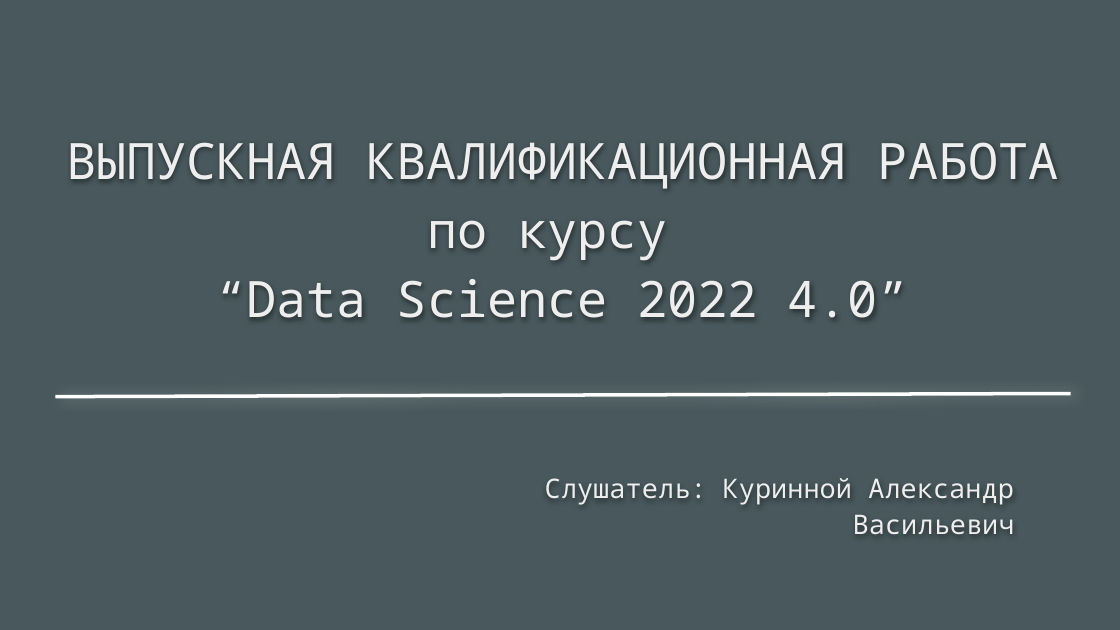
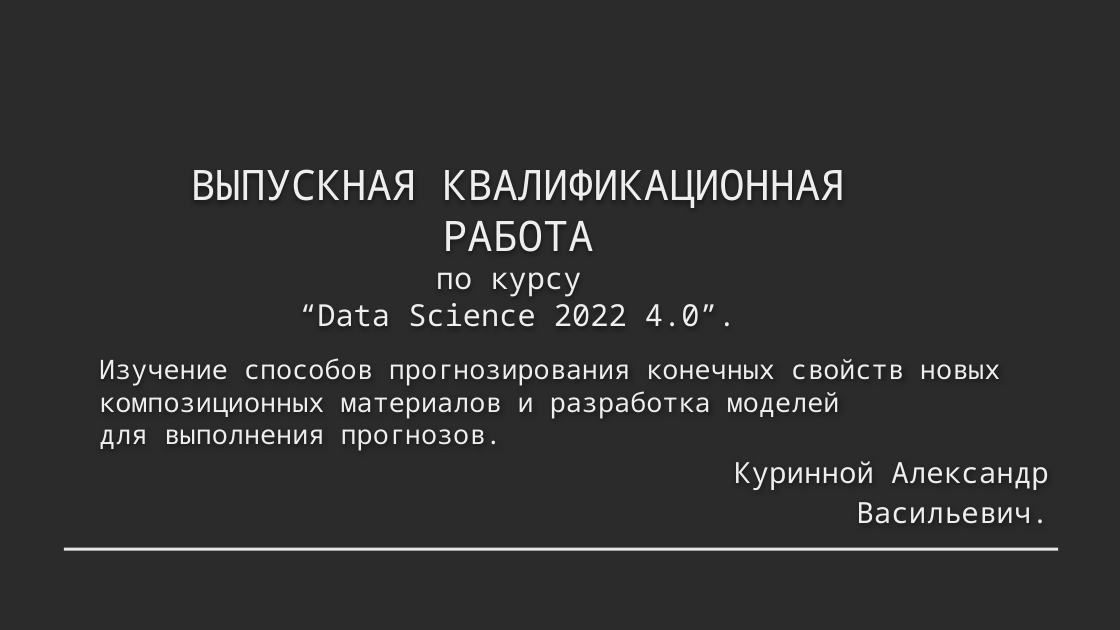
Before and after one commit to wwwmyroot/DS_graduate, a slide deck: slide 1 of presentation/raw/v02_Presentation_rev1.pptx. Drawn at 1120x630 pixels with LibreOffice and Linux fonts; fonts in the diff are those of the drawing; background and template pictures are left out; a plain dark background stands for a picture behind light text. Boxes give left, top, right and bottom in pixels: in the first picture for what was removed or moved away, otherwise in the second. Text is boxed around its words. In the diff, an @@ line names an element or a change of style, - is before the commit and + after.

```diff
--- a/presentation/raw/v02_Presentation_rev1.pptx
+++ b/presentation/raw/v02_Presentation_rev1.pptx
@@ background #48585C to picture (left out) @@
@@ title "ВЫПУСКНАЯ КВАЛИФИКАЦИОННАЯ РАБОТА": place and size @@
-title "ВЫПУСКНАЯ КВАЛИФИКАЦИОННАЯ РАБОТА" at [66, 142, 1058, 318]
+title "ВЫПУСКНАЯ КВАЛИФИКАЦИОННАЯ РАБОТА" at [190, 169, 845, 327]
@@ title "ВЫПУСКНАЯ КВАЛИФИКАЦИОННАЯ РАБОТА" at [190, 169, 845, 327]: vertical alignment top to bottom @@
@@ title at [190, 169, 845, 252]: size 43 to 36 pt in "ВЫПУСКНАЯ КВАЛИФИКАЦИОННАЯ РАБОТА"; line spacing 1.15 to 1 @@
@@ title at [299, 272, 736, 327]: text changed; size 43 to 26 pt @@
-по курсу
-“Data Science 2022 4.0”
+по курсу
+“Data Science 2022 4.0”.
@@ title added at [99, 358, 1000, 451], 23 pt, text #EEEEEE @@
+Изучение способов прогнозирования конечных свойств новых композиционных материалов и разработка моделей
+для выполнения прогнозов.
@@ line removed from (55, 397) to (1071, 393) @@
@@ subtitle at [734, 461, 1048, 524]: text changed; size 23.1 to 25 pt @@
-Слушатель: Куринной Александр
-Васильевич
+Куринной Александр
+Васильевич.
@@ rectangle added at [64, 548, 1059, 551], fill #E6E7E7 @@
```
Also in this commit, not shown: 1 other slide changed, 5 slides added, 13 slides removed, 38 other files.
